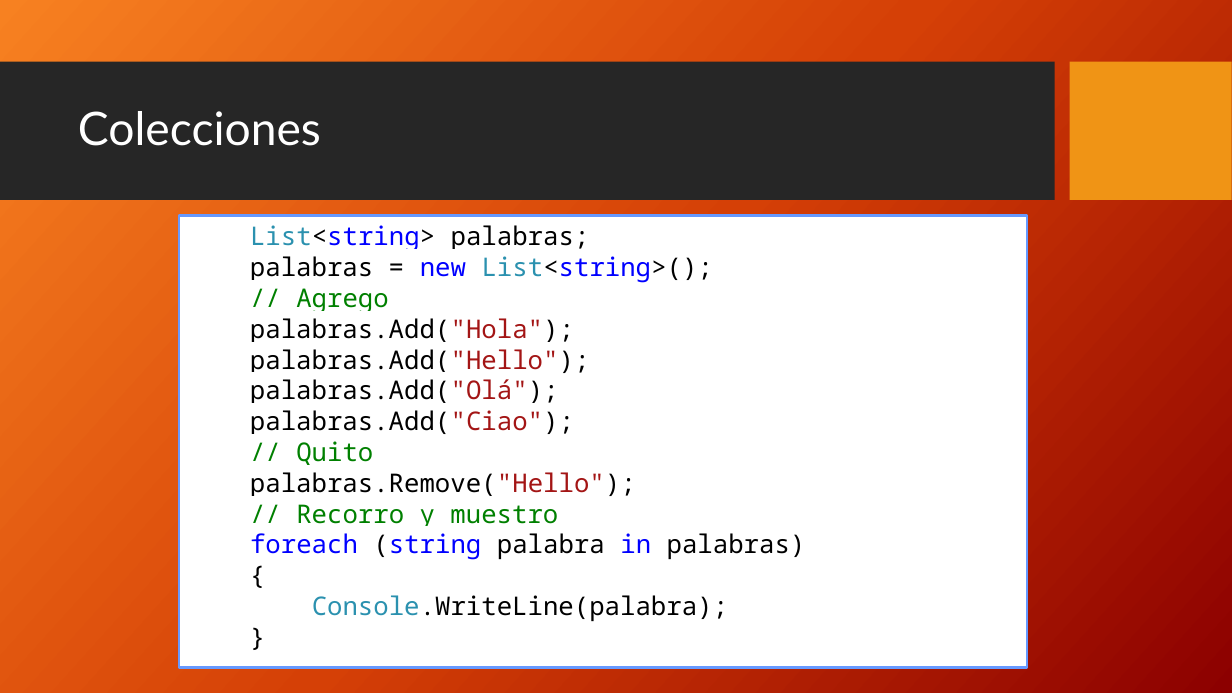
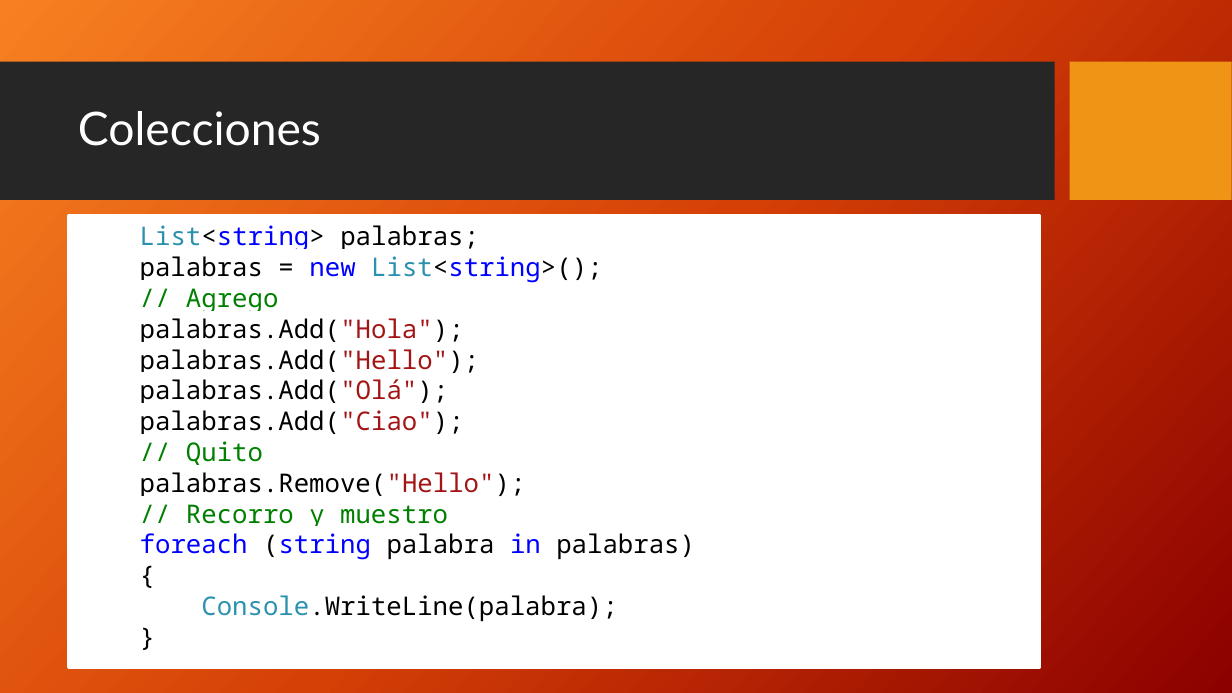
Before and after one commit to FedeDavila1984/utn_prog_y_lab_II, a slide deck: slide 4 of PPTs/ProgramacionII_Clase_07-2018.pptx. Drawn at 1232x693 pixels with LibreOffice and Linux fonts; fonts in the diff are those of the drawing; background and template pictures are left out. Boxes give left, top, right and bottom in pixels: in the first picture for what was removed or moved away, otherwise in the second. Text is boxed around its words. In the diff, an @@ line names an element or a change of style, - is before the commit and + after.

```diff
--- a/PPTs/ProgramacionII_Clase_07-2018.pptx
+++ b/PPTs/ProgramacionII_Clase_07-2018.pptx
@@ rectangle "List<string> palabras;" resized from (x1=179, y1=215, x2=1027, y2=667) to (x1=68, y1=215, x2=1040, y2=667) @@
@@ rectangle "List<string> palabras;" at (x1=68, y1=215, x2=1040, y2=667): outline #6699FF 2 pt to #FFFFFF 2 pt @@
```
Also in this commit, not shown: 11 other slides changed, 5 other files.
